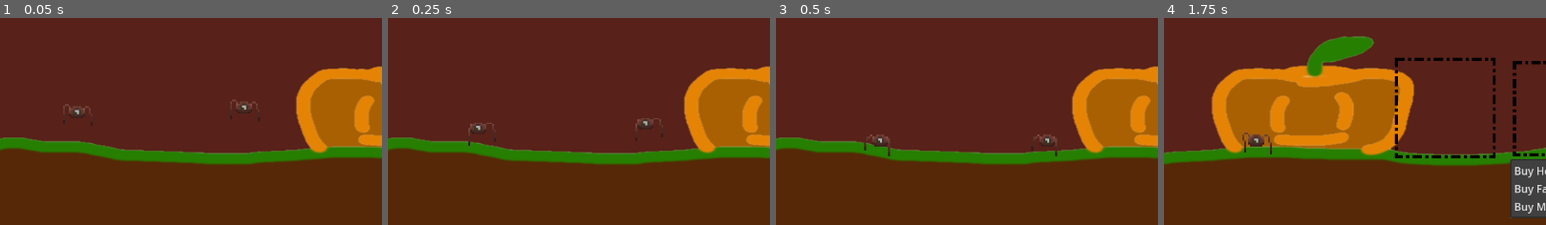
Above: before the commit, frames 1-4 (left to right).
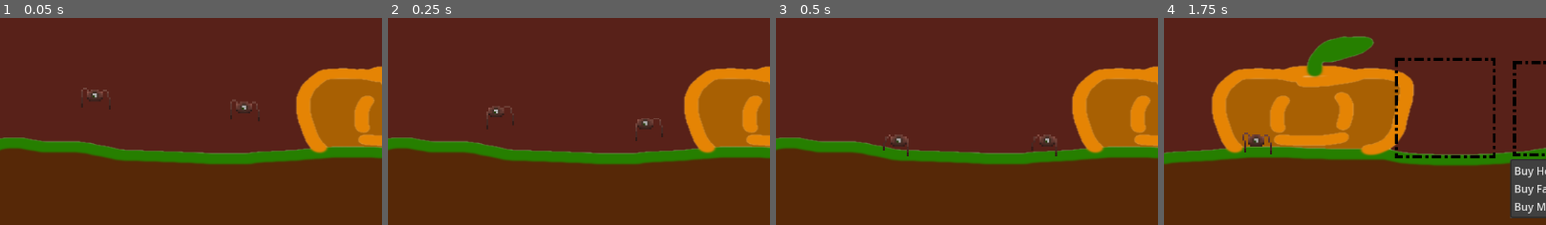
Above: after the commit, the same moments.

Repository: AncientEntity/LD56
Game: Godot game, scene res://Scenes/game_scene.tscn
Same seed, same stepped clock (60 frames per second), same inputs: the game is played once before the commit and once after it.
Inputs (mouse positions are % of the whole screen's width and height, from its top left):
- Up to frame 1 (0.05 s): no input
- Up to frame 2 (0.25 s): no input
- Up to frame 3 (0.5 s): no input
- Up to frame 4 (1.75 s): click (69, 53) at 0.5 s; click (52, 53) at 1.25 s
The pictures show only the part of the screen within x 0-50%, y 31-81%; the shares and areas given below are measured in that part.

The runs differ from the first frame. In frame 1, 0.3% of the frame differs, in the area x 16-29%, y 33-53%; in frame 2, 0.3%; in frame 3, 0.3%, in the area x 23-35%, y 56-67%; in frame 4, nothing differs.

Commit message:
beeop boop

Diff:
--- a/Scenes/game_scene.tscn
+++ b/Scenes/game_scene.tscn
@@ -50,7 +50,7 @@
 [node name="WORLD" type="Node" parent="."]
 
 [node name="LittleGuy" parent="WORLD" instance=ExtResource("4_xx35y")]
-position = Vector2(-474, 16)
+position = Vector2(-447, -9)
 
 [node name="Ground" type="StaticBody2D" parent="WORLD"]
 position = Vector2(0, 84)
